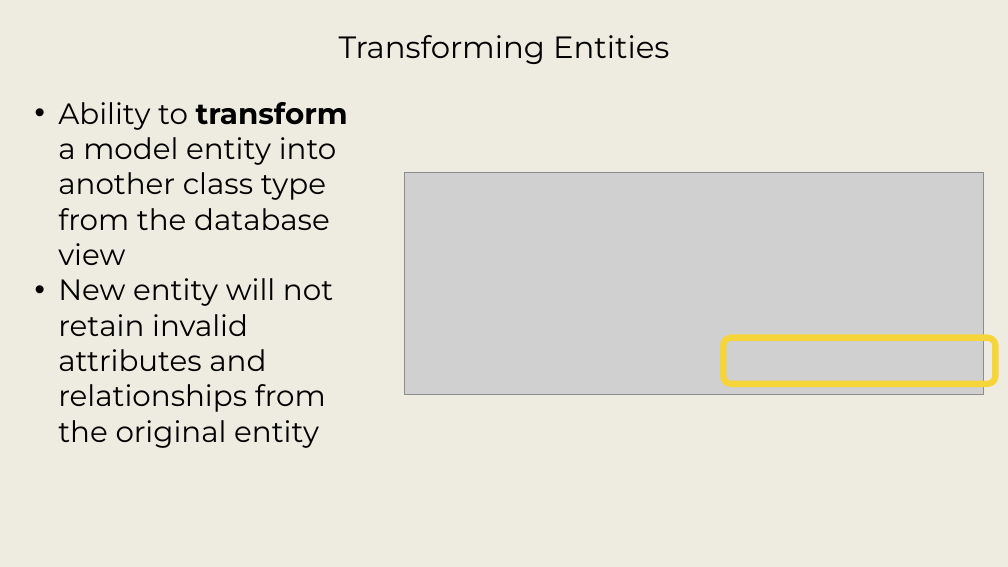
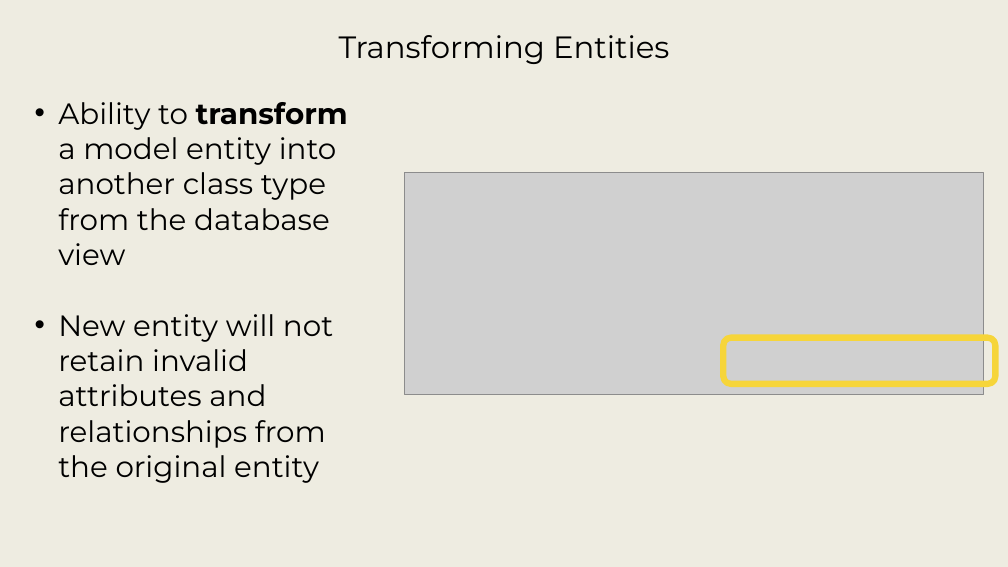
Before and after one commit to srudder16/Lifecycle_Modeling, a slide deck: slide 36 of 2025_WSRC/2026 WSRC Tutorial - 1.pptx (slide 35 before the commit). Drawn at 1008x567 pixels with LibreOffice and Linux fonts; fonts in the diff are those of the drawing; grey boxes stand for pictures; background and template pictures are left out. Boxes give left, top, right and bottom in pixels: in the first picture for what was removed or moved away, otherwise in the second. Text is boxed around its words. In the diff, an @@ line names an element or a change of style, - is before the commit and + after.

```diff
--- a/2025_WSRC/2026 WSRC Tutorial - 1.pptx
+++ b/2025_WSRC/2026 WSRC Tutorial - 1.pptx
@@ text "Ability to transform a model ..." rewrapped from box(58, 102, 348, 448) to box(58, 102, 348, 483) @@
```
Also in this commit, not shown: 10 other slides changed, 2 slides added, 6 slides removed, 3 other files.
